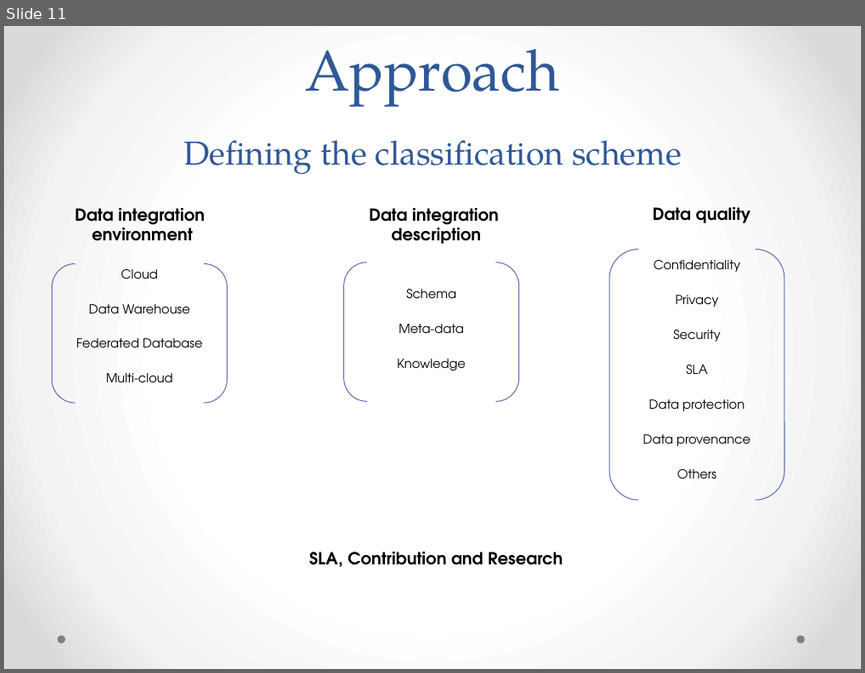
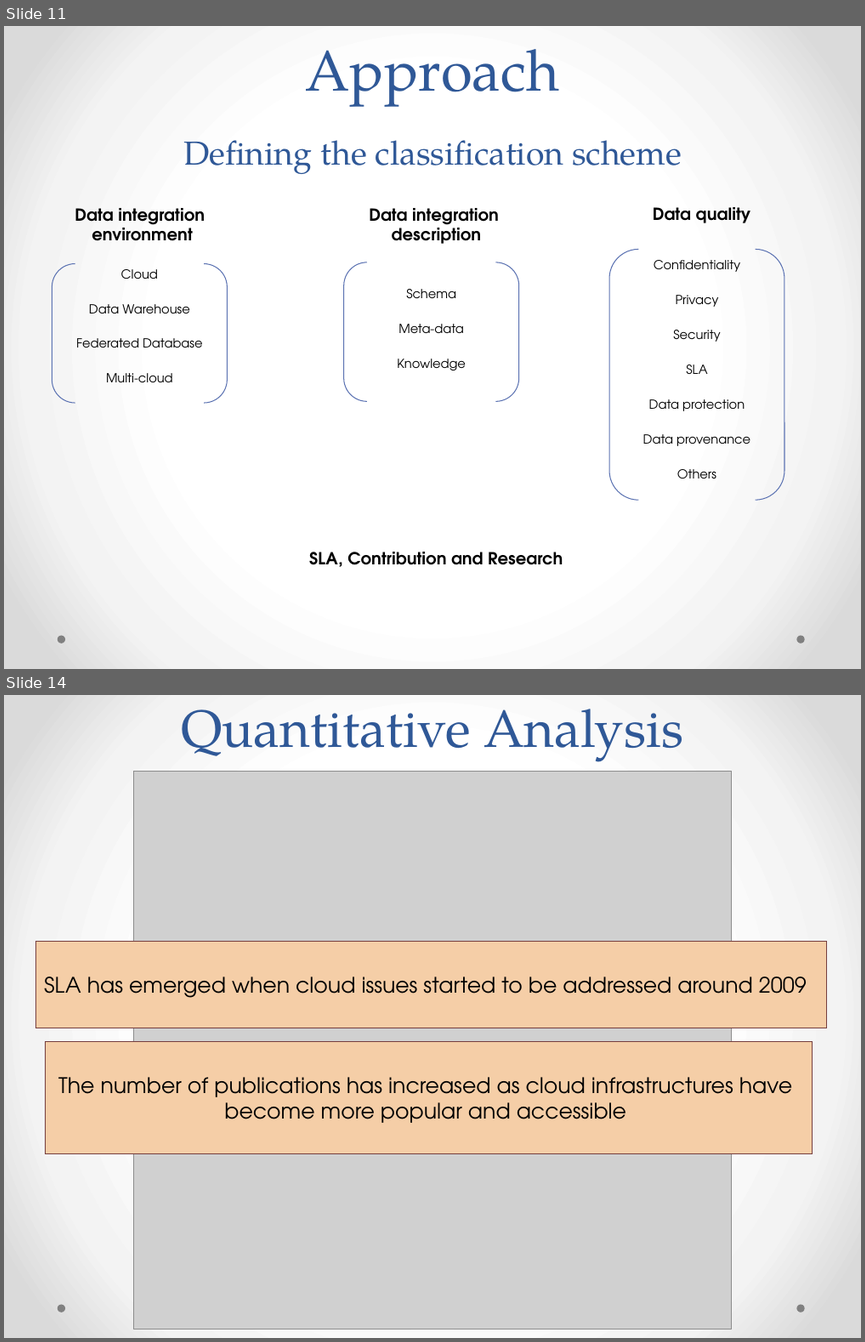
Before and after one commit to danielboni/DanielCarvalho-PhD, a slide deck: Presentations/DEXA 2015 Presentation.pptx. Shown one above the other, each under a label of ours: slide 11 before the commit, slides 11 and 14 after it; the slides between them are not shown. The pictures are 865x673 and 865x1342 pixels, drawn with LibreOffice and Linux fonts; fonts in the diff are those of the drawing; grey boxes stand for pictures. Boxes give left, top, right and bottom in pixels: in the first picture for what was removed or moved away, otherwise in the second. Text is boxed around its words. In the diff, an @@ line names an element or a change of style, - is before the commit and + after.

```diff
--- a/Presentations/DEXA 2015 Presentation.pptx
+++ b/Presentations/DEXA 2015 Presentation.pptx
@@ slide 14 added at <box>4,695,861,1338</box>, background gradient #FFFFFF to #F4F4F4 to #DADADA; not listed: 2 template elements that a slide beside it also shows @@
@@ title added at <box>181,709,683,762</box>, 44 pt, text #2F5897 @@
+Quantitative Analysis
@@ picture added at <box>133,771,732,1329</box> @@
@@ rectangle added at <box>35,941,826,1028</box>, fill #F5CEA7, outline #753D3D 0.75 pt, 18 pt, text #000000 @@
+SLA has emerged when cloud issues started to be addressed around 2009
@@ rectangle added at <box>45,1042,812,1154</box>, fill #F5CEA7, outline #753D3D 0.75 pt, 18 pt, text #000000 @@
+The number of publications has increased as cloud infrastructures have
+become more popular and accessible
```
Also in this commit, not shown: 2 slides changed, 9 other slides added, 4 slides removed.
